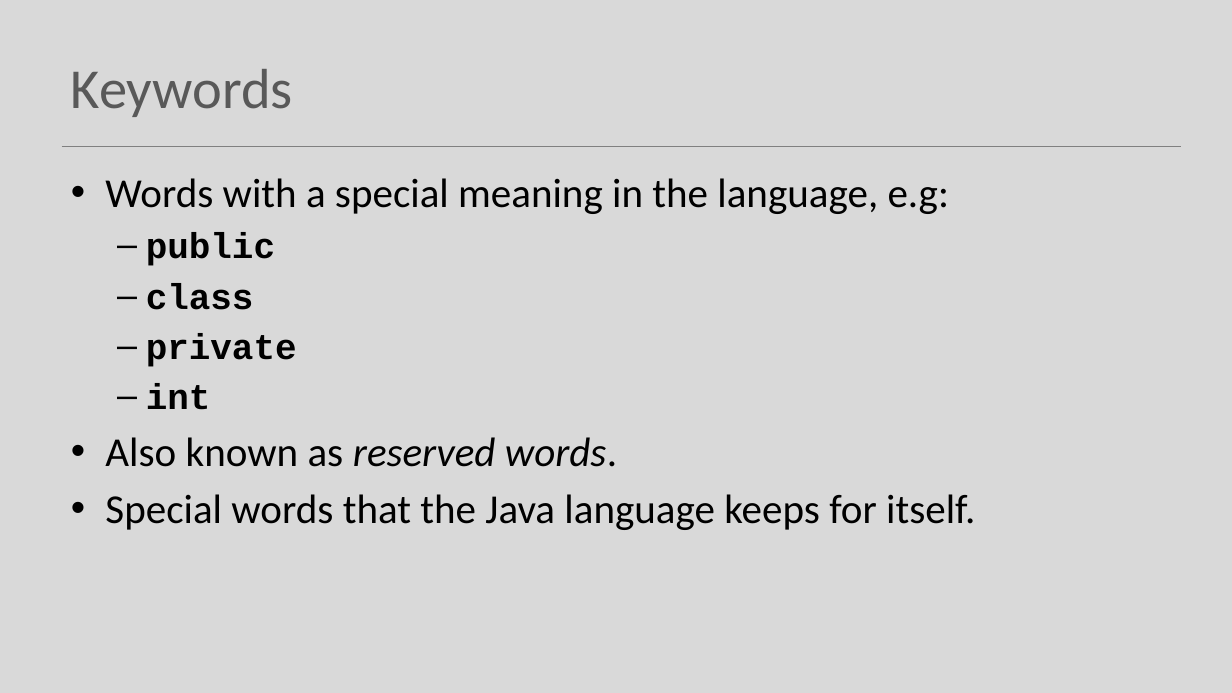
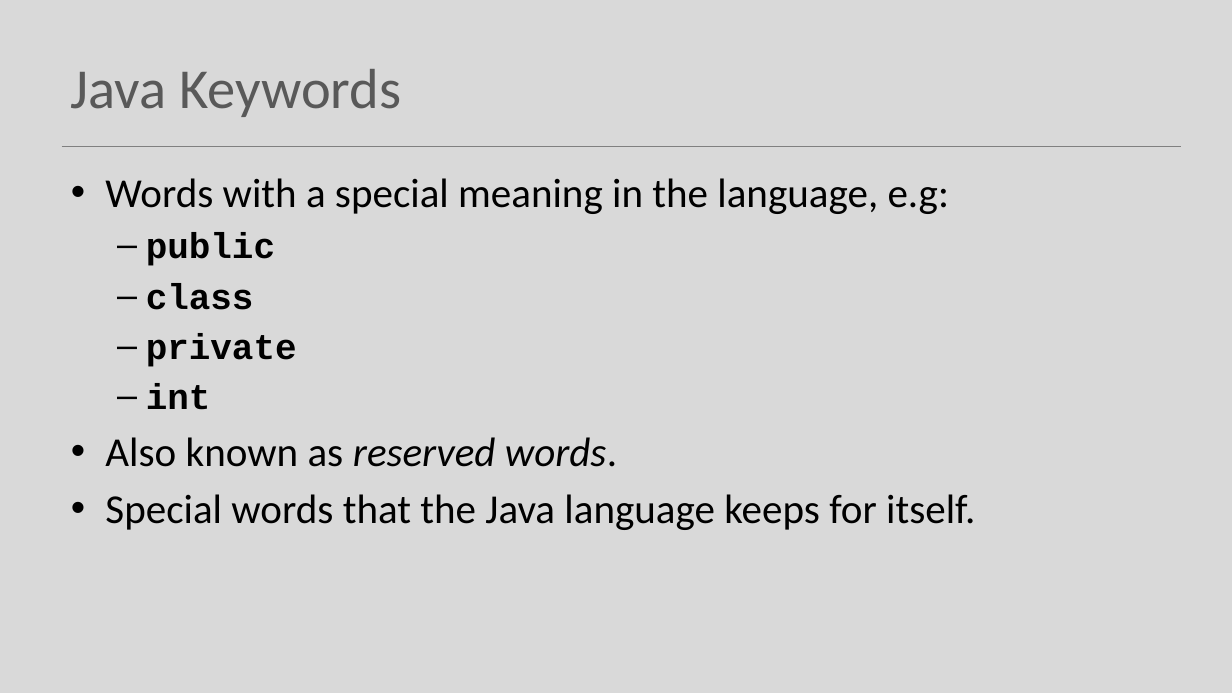
Before and after one commit to Programming-Fundamentals-SETU/prog-fund-1-sept-25, a slide deck: slide 8 of topic03-dataTypes-variables-and-expressions/unit-1/talk-1/a-data-types.pptx. Drawn at 1232x693 pixels with LibreOffice and Linux fonts; fonts in the diff are those of the drawing. Boxes give left, top, right and bottom in pixels: in the first picture for what was removed or moved away, otherwise in the second. Text is boxed around its words. In the diff, an @@ line names an element or a change of style, - is before the commit and + after.

```diff
--- a/topic03-dataTypes-variables-and-expressions/unit-1/talk-1/a-data-types.pptx
+++ b/topic03-dataTypes-variables-and-expressions/unit-1/talk-1/a-data-types.pptx
@@ title at [71, 69, 401, 117]: text changed @@
-Keywords
+Java Keywords
```
Also in this commit, not shown: 7 other slides changed, 5 slides added, 2 slides removed, 19 other files.
